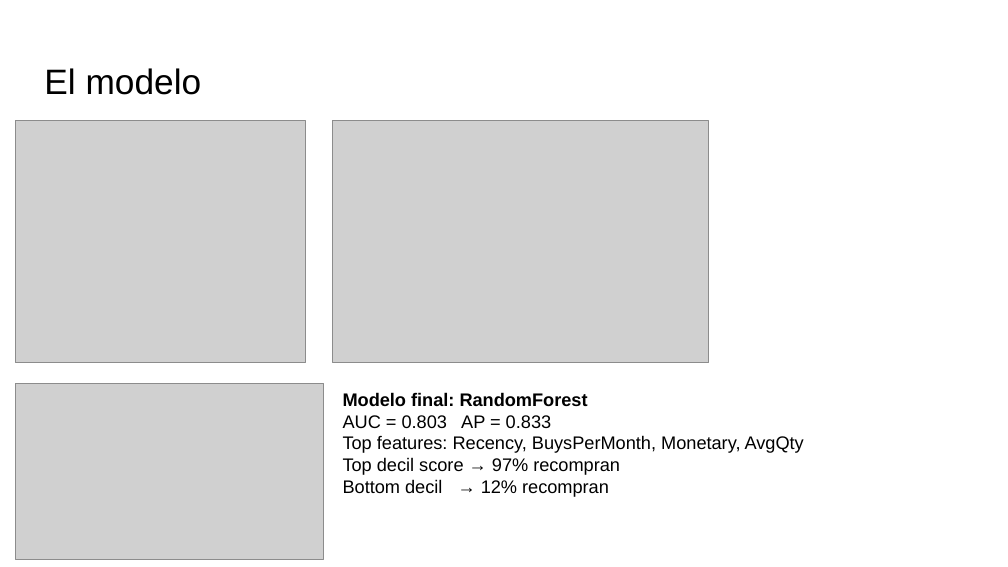
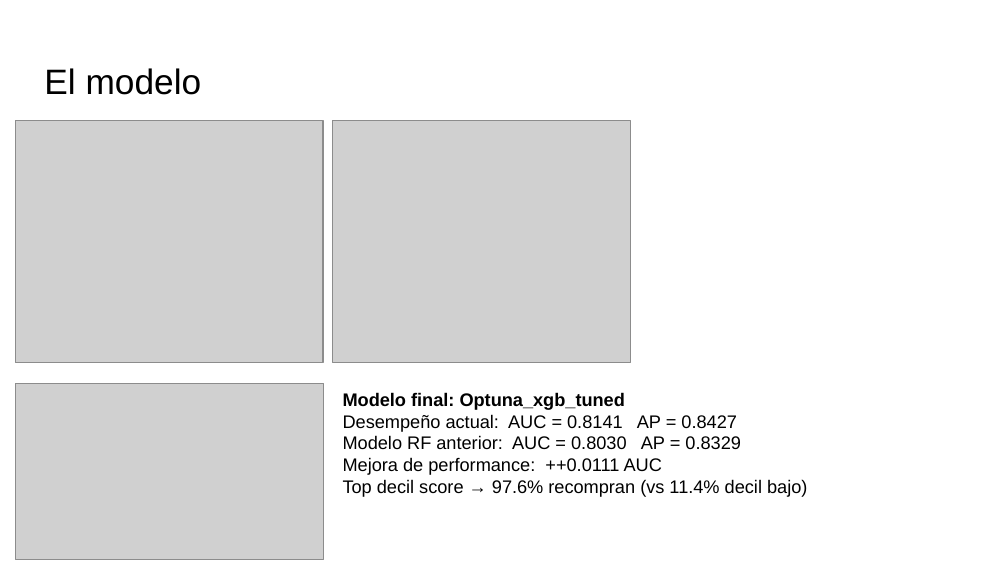
Before and after one commit to danribes/ml-trabajo-final-online-retail, a slide deck: slide 4 of presentacion_recompra.pptx. Drawn at 1008x567 pixels with LibreOffice and Linux fonts; fonts in the diff are those of the drawing; grey boxes stand for pictures. Boxes give left, top, right and bottom in pixels: in the first picture for what was removed or moved away, otherwise in the second. Text is boxed around its words. In the diff, an @@ line names an element or a change of style, - is before the commit and + after.

```diff
--- a/presentacion_recompra.pptx
+++ b/presentacion_recompra.pptx
@@ picture: place and size @@
-picture at (15, 121, 305, 363)
+picture at (15, 121, 323, 363)
@@ picture: place and size @@
-picture at (333, 121, 709, 363)
+picture at (333, 121, 630, 363)
@@ text at (343, 392, 807, 497): text changed @@
-Modelo final: RandomForest
-AUC = 0.803 AP = 0.833
-Top features: Recency, BuysPerMonth, Monetary, AvgQty
-Top decil score → 97% recompran
-Bottom decil → 12% recompran
+Modelo final: Optuna_xgb_tuned
+Desempeño actual: AUC = 0.8141 AP = 0.8427
+Modelo RF anterior: AUC = 0.8030 AP = 0.8329
+Mejora de performance: ++0.0111 AUC
+Top decil score → 97.6% recompran (vs 11.4% decil bajo)
```
Also in this commit, not shown: 1 other slide changed, 16 other files.
